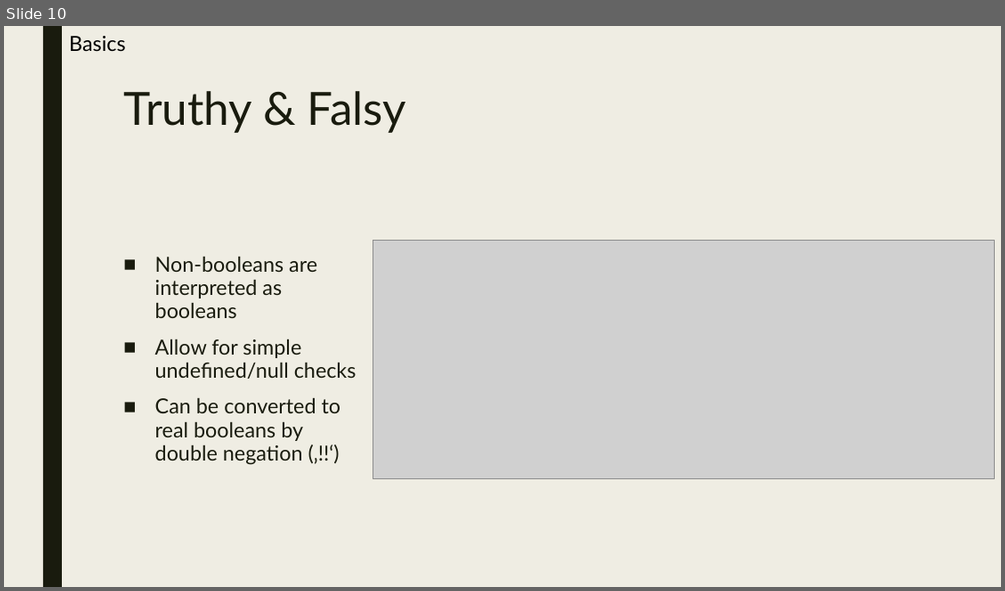
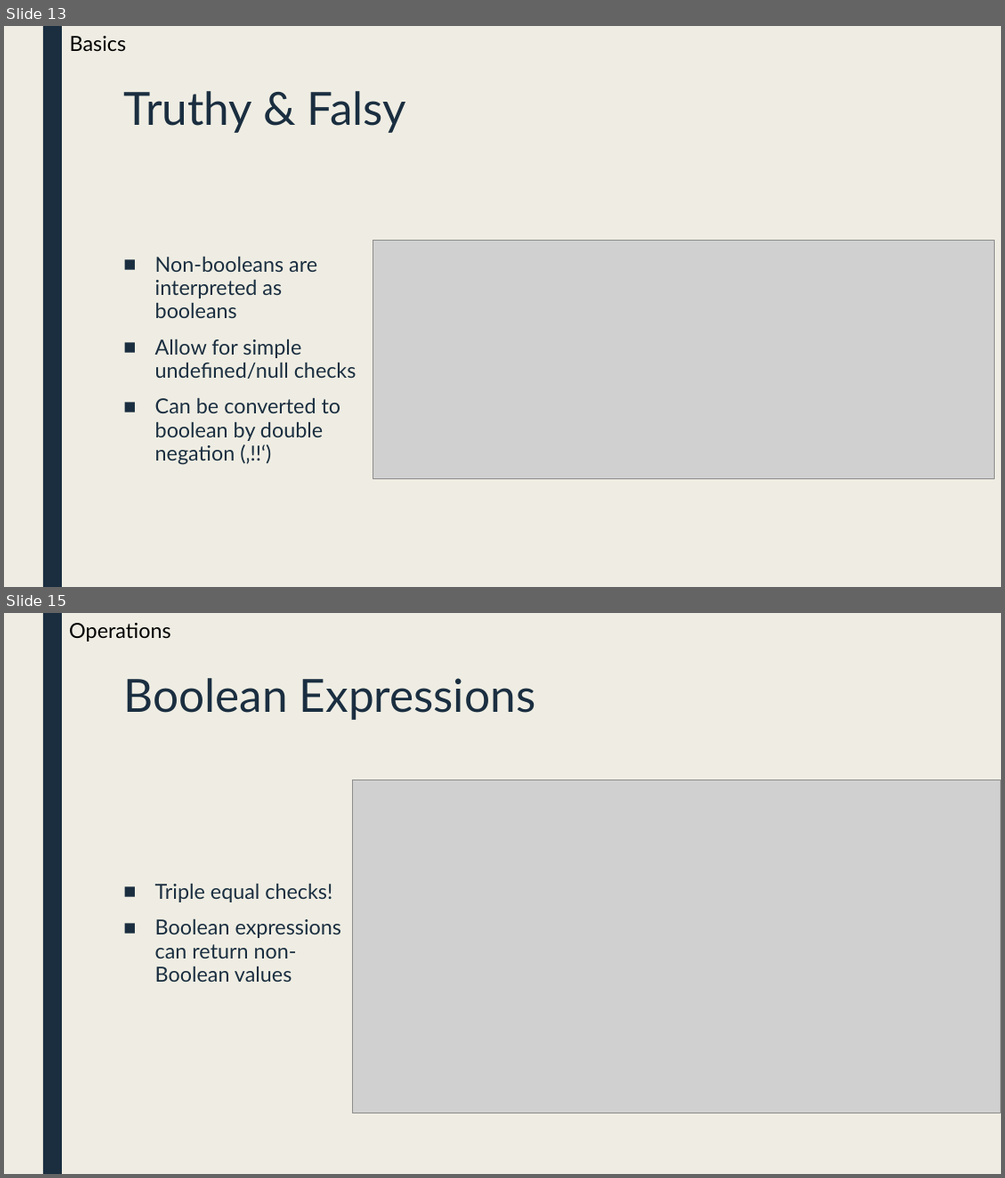
Before and after one commit to manuelhuber/typescript, a slide deck: Typescript.pptx. Shown one above the other, each under a label of ours: slide 10 before the commit, slides 13 and 15 after it; the slides between them are not shown. The pictures are 1005x591 and 1005x1178 pixels, drawn with LibreOffice and Linux fonts; fonts in the diff are those of the drawing; grey boxes stand for pictures. Boxes give left, top, right and bottom in pixels: in the first picture for what was removed or moved away, otherwise in the second. Text is boxed around its words. In the diff, an @@ line names an element or a change of style, - is before the commit and + after.

```diff
--- a/Typescript.pptx
+++ b/Typescript.pptx
@@ slide 15 added at bbox=[4, 613, 1001, 1174], background #EFEDE3; not listed: 1 template element that a slide beside it also shows @@
@@ text added at bbox=[69, 623, 170, 641], 20 pt, text #000000 @@
+Operations
@@ title added at bbox=[123, 678, 535, 720], 44 pt, text #1A2E40 @@
+Boolean Expressions
@@ picture added at bbox=[353, 779, 1000, 1113] @@
@@ text added at bbox=[155, 883, 341, 981], 20 pt, text #1A2E40 @@
+■ Triple equal checks!
+■ Boolean expressions can return non-Boolean values
@@ what was slide 10 is now slide 13 @@
@@ slide 13 changed as well @@
@@ rectangle at bbox=[43, 26, 62, 587]: fill #191B0E to #1A2E40 @@
@@ title "Truthy & Falsy" at bbox=[123, 91, 406, 133]: text colour #191B0E to #1A2E40 @@
@@ text at bbox=[155, 256, 356, 378]: text colour #191B0E to #1A2E40 in "Non-booleans are interpreted as booleans", "Allow for simple undefined/null checks" @@
@@ text at bbox=[155, 397, 341, 465]: text changed; text colour #191B0E to #1A2E40 @@
-■ Can be converted to real booleans by double negation (‚!!‘)
+■ Can be converted to boolean by double negation (‚!!‘)
```
Also in this commit, not shown: 9 other slides changed, 37 other slides added, 2 other files.
